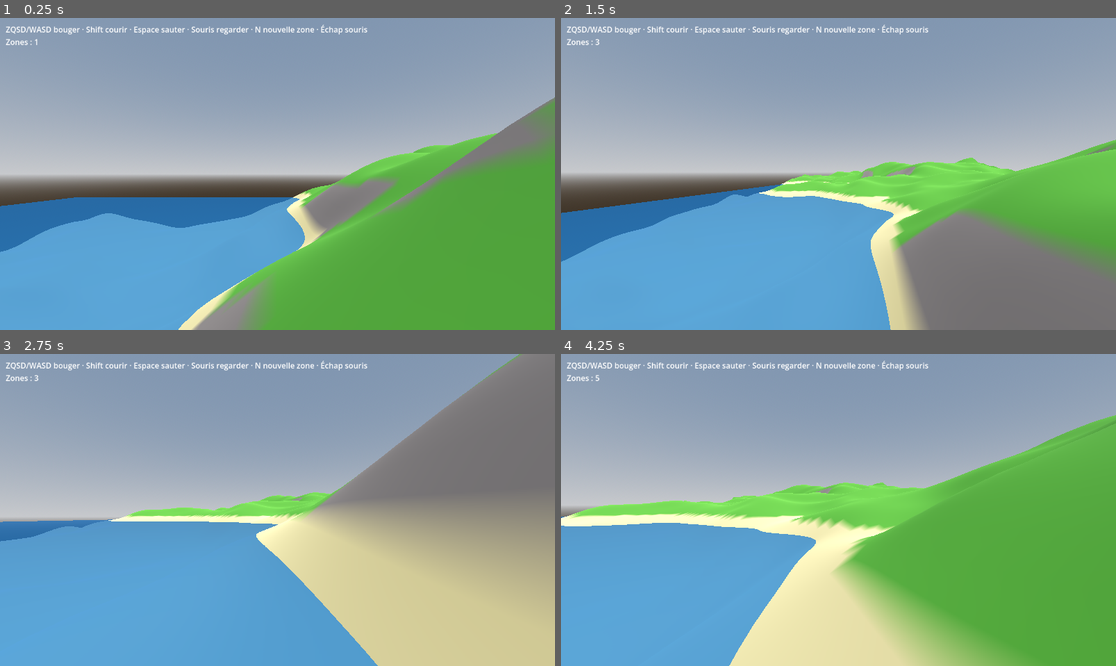
Above: before the commit, frames 1-4 (two rows, left to right).
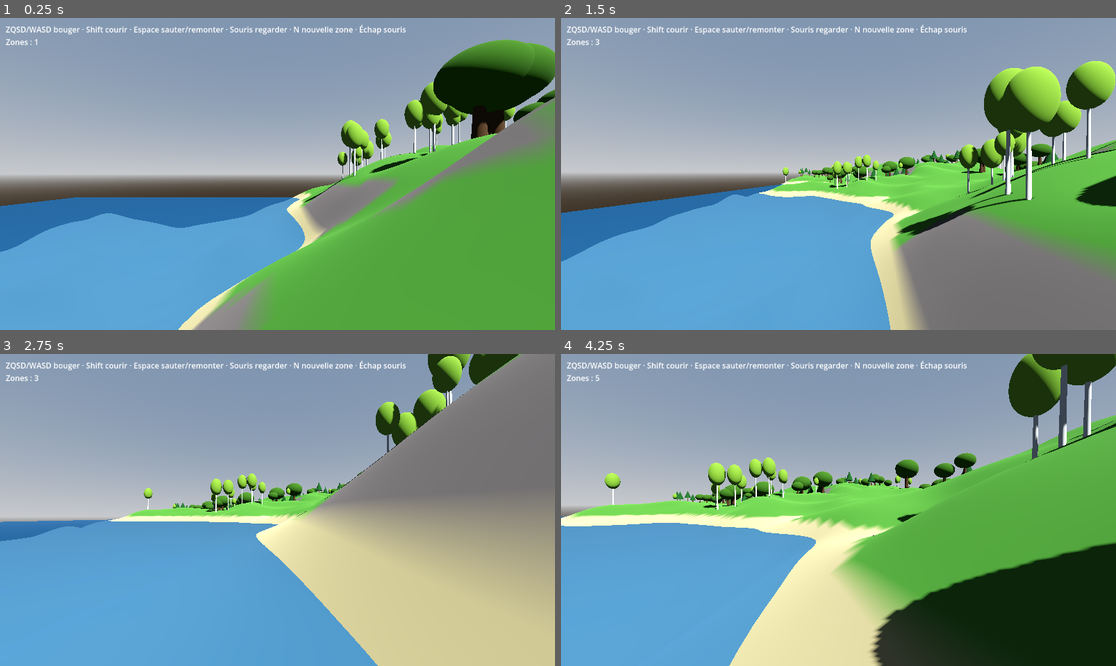
Above: after the commit, the same moments.

Repository: tdebarochez/openworld
Game: Godot game, scene res://main.tscn
Two runs of this game, one before a commit and one after it. Both use one fixed random seed, a clock stepped at 60 frames per second and the inputs below.
Inputs (mouse positions are in pixels of both pictures, inside the frame that each line leads up to):
- Up to frame 1 (0.25 s): no input
- Up to frame 2 (1.5 s): tap Enter at 0.5 s; move the mouse to (866, 174) at 0.52 s; hold Shift 0.53-1.28 s; hold W from 0.53 s (still down); tap Space at 0.77, 1.07 s; tap N at 0.8, 1.35 s; move the mouse to (810, 174) at 1.27 s
- Up to frame 3 (2.75 s): keep holding W; tap Space at 1.52, 1.55, 1.82 s; move the mouse to (288, 503) at 2.02 s; hold Space from 2.03 s (still down); tap Shift at 2.3 s
- Up to frame 4 (4.25 s): keep holding W; move the mouse to (832, 516) at 2.77 s; release Space at 2.78 s; tap Shift at 2.85 s; tap Space at 3.02, 3.32 s; tap N at 3.05, 3.6 s; move the mouse to (877, 513) at 3.52 s; hold Space from 3.53 s (still down)

The runs differ from the first frame. In frame 1, 7.1% of the frame differs, in the area x 33-100%, y 2-60%; in frame 2, 8.4%; in frame 3, 3.9%; in frame 4, 19%, in the area x 7-100%, y 0-100%.

Commit message:
Add swimming and three deterministic tree species
- Swimming: below the surface the player floats with eyes above water,
  swims slower, and Space rises to climb out onto the shore
- Trees per zone (conifer, oak, birch) drawn with MultiMesh, trunk collision,
  placed deterministically from seed + cell; conifers above 14 m, species
  grouped in groves, clearings from a second noise lookup
- Tests: tree determinism and species mix; new tests/test_swim.gd checks floating

Co-Authored-By: Claude Opus 5.5 <noreply@anthropic.com>

Diff:
--- a/player.gd
+++ b/player.gd
@@ -4,6 +4,9 @@
 const SPEED := 8.0
 const SPRINT_MULT := 2.5
 const JUMP := 6.0
+const SWIM_SPEED := 4.0
+const SWIM_UP := 3.0
+const FLOAT_DEPTH := 0.3  # body centre this far under the surface → eyes 0.4 m above it
 const MOUSE_SENS := 0.003
 
 var world: Node3D  # world.gd — used to keep the player inside existing zones
@@ -30,14 +33,21 @@
 
 
 func _physics_process(delta: float) -> void:
-	if not is_on_floor():
+	# Body centre below the surface = swimming (feet ~1 m under water).
+	var swimming: bool = global_position.y < world.WATER_LEVEL
+	if swimming:
+		# Float with the head out; hold Space to rise and climb out onto the shore.
+		var target: float = SWIM_UP if Input.is_physical_key_pressed(KEY_SPACE) \
+			else (world.WATER_LEVEL - FLOAT_DEPTH - global_position.y) * 3.0
+		velocity.y = move_toward(velocity.y, target, 10.0 * delta)
+	elif not is_on_floor():
 		velocity += get_gravity() * delta
 	elif Input.is_physical_key_pressed(KEY_SPACE):
 		velocity.y = JUMP
 	var input := Vector2(
 		float(Input.is_physical_key_pressed(KEY_D)) - float(Input.is_physical_key_pressed(KEY_A)),
 		float(Input.is_physical_key_pressed(KEY_S)) - float(Input.is_physical_key_pressed(KEY_W)))
-	var speed := SPEED * (SPRINT_MULT if Input.is_physical_key_pressed(KEY_SHIFT) else 1.0)
+	var speed := (SWIM_SPEED if swimming else SPEED) * (SPRINT_MULT if Input.is_physical_key_pressed(KEY_SHIFT) else 1.0)
 	var dir := (basis * Vector3(input.x, 0, input.y)).normalized() * speed
 	velocity.x = dir.x
 	velocity.z = dir.z
--- /dev/null
+++ b/tests/test_swim.gd
@@ -0,0 +1,34 @@
+extends SceneTree
+# Run: godot --headless --path . -s tests/test_swim.gd
+# Drops the player into a deep lake and checks it ends up floating at the surface.
+
+var w
+var frames := 0
+
+
+func _initialize() -> void:
+	w = load("res://main.tscn").instantiate()
+	root.add_child(w)
+
+
+func _drop_in_lake() -> void:  # after world _ready, which creates the player
+	for x in range(-60, 60, 2):
+		for z in range(-60, 60, 2):
+			if w.height(x, z) < -5.0:
+				w.player.position = Vector3(x, 3, z)
+				print("lake spot ", x, ",", z)
+				return
+	push_error("no deep lake in zone 0")
+	quit(1)
+
+
+func _physics_process(_delta: float) -> bool:
+	frames += 1
+	if frames == 1:
+		_drop_in_lake()
+	if frames == 400:
+		var y: float = w.player.global_position.y
+		assert(absf(y - (w.WATER_LEVEL - 0.3)) < 0.15, "not floating, y=%f" % y)
+		print("SWIM OK y=", y)
+		quit()
+	return false
--- a/tests/test_world.gd
+++ b/tests/test_world.gd
@@ -26,6 +26,21 @@
 	assert(w.cells_near_edges(Vector3(20, 0, -20)) == [Vector2i(1, 0), Vector2i(0, -1), Vector2i(1, -1)])
 	assert(w.cells_near_edges(Vector3(128 - 20, 0, 0)) == [Vector2i(0, 0)])
 
+	# Trees: same cell → same trees; none in water; each species appears somewhere nearby.
+	var t1: Array = w.tree_transforms(Vector2i(2, -1))
+	assert(t1 == w.tree_transforms(Vector2i(2, -1)))
+	for list in t1:
+		for t in list:
+			assert(t.origin.y >= w.WATER_LEVEL + 2.0)
+	var counts := [0, 0, 0]
+	for cx in range(-2, 3):
+		for cz in range(-2, 3):
+			var per_kind: Array = w.tree_transforms(Vector2i(cx, cz))
+			for k in 3:
+				counts[k] += per_kind[k].size()
+	print("trees conifer/oak/birch over 25 zones: ", counts)
+	assert(counts.min() > 0)
+
 	print("ALL OK")
 	w.free()
 	quit()
--- a/world.gd
+++ b/world.gd
@@ -6,11 +6,15 @@
 const ZONE_SIZE := 128  # metres per side; 1 m grid so HeightMapShape3D needs no scaling
 const WATER_LEVEL := 0.0
 const AUTO_GEN_DIST := 50.0  # generate the neighbour zone when closer than this to an edge
+const TREE_ATTEMPTS := 400  # random spots tried per zone; most are rejected (water, slope, clearing)
+enum TreeKind { CONIFER, OAK, BIRCH }
 
 var zones := {}  # Vector2i -> Node3D
 var noise := FastNoiseLite.new()
 var terrain_mat := StandardMaterial3D.new()
 var water_mat := StandardMaterial3D.new()
+var species := []  # indexed by TreeKind: list of [mesh, lift] parts, meshes are centred so lift = centre height
+var trunk_shape := CylinderShape3D.new()
 var player: CharacterBody3D
 var hud := Label.new()
 
@@ -24,6 +28,34 @@
 	water_mat.albedo_color = Color(0.15, 0.4, 0.6, 0.75)
 	water_mat.transparency = BaseMaterial3D.TRANSPARENCY_ALPHA
 	water_mat.roughness = 0.05
+	var cone := CylinderMesh.new()
+	cone.top_radius = 0.0
+	cone.bottom_radius = 1.6
+	cone.height = 4.0
+	var oak_crown := SphereMesh.new()  # wide, flattened
+	oak_crown.radius = 2.6
+	oak_crown.height = 4.0
+	var birch_crown := SphereMesh.new()  # narrow, elongated
+	birch_crown.radius = 1.2
+	birch_crown.height = 3.6
+	species.resize(TreeKind.size())
+	species[TreeKind.CONIFER] = _tree_parts(0.15, 0.25, 2.0, Color(0.4, 0.27, 0.15), cone, 4.0, Color(0.13, 0.36, 0.15))
+	species[TreeKind.OAK] = _tree_parts(0.3, 0.45, 3.0, Color(0.33, 0.24, 0.15), oak_crown, 4.6, Color(0.24, 0.42, 0.12))
+	species[TreeKind.BIRCH] = _tree_parts(0.09, 0.13, 5.0, Color(0.88, 0.87, 0.82), birch_crown, 5.6, Color(0.5, 0.68, 0.22))
+	trunk_shape.radius = 0.3
+	trunk_shape.height = 2.0
+
+
+func _tree_parts(top_r: float, bottom_r: float, trunk_h: float, bark: Color, crown: PrimitiveMesh, crown_y: float, leaves: Color) -> Array:
+	var trunk := CylinderMesh.new()
+	trunk.top_radius = top_r
+	trunk.bottom_radius = bottom_r
+	trunk.height = trunk_h
+	trunk.material = StandardMaterial3D.new()
+	trunk.material.albedo_color = bark
+	crown.material = StandardMaterial3D.new()
+	crown.material.albedo_color = leaves
+	return [[trunk, trunk_h / 2.0], [crown, crown_y]]
 
 
 func _ready() -> void:
@@ -42,6 +74,40 @@
 
 func height(x: float, z: float) -> float:
 	return noise.get_noise_2d(x, z) * 35.0 + 5.0
+
+
+## Normal from the global field (not the mesh) so lighting matches across zone edges.
+func _normal(x: float, z: float) -> Vector3:
+	return Vector3(height(x - 1, z) - height(x + 1, z), 2.0, height(x, z - 1) - height(x, z + 1)).normalized()
+
+
+## Tree placements in zone-local coords (origin on the ground), deterministic per seed + cell.
+## Returns one Array[Transform3D] per TreeKind.
+func tree_transforms(cell: Vector2i) -> Array:
+	var rng := RandomNumberGenerator.new()
+	rng.seed = hash(Vector3i(noise.seed, cell.x, cell.y))
+	var half := ZONE_SIZE / 2.0
+	var out := []
+	for k in TreeKind.size():
+		out.append([] as Array[Transform3D])
+	for i in TREE_ATTEMPTS:
+		# Draw every value up front so the sequence never depends on which spots get rejected.
+		var lx := rng.randf_range(-half, half)
+		var lz := rng.randf_range(-half, half)
+		var s := rng.randf_range(0.7, 1.4)
+		var rot := rng.randf() * TAU
+		var wx := cell.x * ZONE_SIZE + lx
+		var wz := cell.y * ZONE_SIZE + lz
+		var h := height(wx, wz)
+		if h < WATER_LEVEL + 2.0 or h > 20.0 or _normal(wx, wz).y < 0.85:
+			continue
+		if noise.get_noise_2d(wx * 4.0 + 5000.0, wz * 4.0) < 0.0:  # forests vs clearings
+			continue
+		# Species in groves: conifers up high, oak/birch patches below.
+		var v := noise.get_noise_2d(wx * 2.0 - 7000.0, wz * 2.0)
+		var kind := TreeKind.CONIFER if h > 14.0 or v < -0.1 else (TreeKind.OAK if v < 0.1 else TreeKind.BIRCH)
+		out[kind].append(Transform3D(Basis(Vector3.UP, rot).scaled(Vector3.ONE * s), Vector3(lx, h, lz)))
+	return out
 
 
 func cell_of(p: Vector3) -> Vector2i:
@@ -99,8 +165,7 @@
 			var wx := zone.position.x + x - half
 			var wz := zone.position.z + z - half
 			var h := height(wx, wz)
-			# Normal from the global field (not the mesh) so lighting matches across zone edges.
-			var nrm := Vector3(height(wx - 1, wz) - height(wx + 1, wz), 2.0, height(wx, wz - 1) - height(wx, wz + 1)).normalized()
+			var nrm := _normal(wx, wz)
 			verts.append(Vector3(x - half, h, z - half))
 			normals.append(nrm)
 			colors.append(_ground_color(h, nrm.y))
@@ -136,6 +201,27 @@
 	body.add_child(cs)
 	zone.add_child(body)
 
+	var all_trees := tree_transforms(cell)
+	for kind in all_trees.size():
+		var trees: Array[Transform3D] = all_trees[kind]
+		if trees.is_empty():
+			continue
+		for part in species[kind]:
+			var mm := MultiMesh.new()
+			mm.transform_format = MultiMesh.TRANSFORM_3D
+			mm.mesh = part[0]
+			mm.instance_count = trees.size()
+			for i in trees.size():
+				mm.set_instance_transform(i, trees[i].translated_local(Vector3(0, part[1], 0)))
+			var mmi := MultiMeshInstance3D.new()
+			mmi.multimesh = mm
+			zone.add_child(mmi)
+		for t in trees:  # trunk collision only; crowns are above head height
+			var tcs := CollisionShape3D.new()
+			tcs.shape = trunk_shape
+			tcs.position = t.origin + Vector3.UP
+			body.add_child(tcs)
+
 	if min_h < WATER_LEVEL:
 		var plane := PlaneMesh.new()
 		plane.size = Vector2(ZONE_SIZE, ZONE_SIZE)
@@ -168,7 +254,7 @@
 
 
 func _update_hud() -> void:
-	hud.text = "ZQSD/WASD bouger · Shift courir · Espace sauter · Souris regarder · N nouvelle zone · Échap souris\nZones : %d" % zones.size()
+	hud.text = "ZQSD/WASD bouger · Shift courir · Espace sauter/remonter · Souris regarder · N nouvelle zone · Échap souris\nZones : %d" % zones.size()
 
 
 func _setup_environment() -> void:
Not shown, added: tests/test_swim.gd.uid
